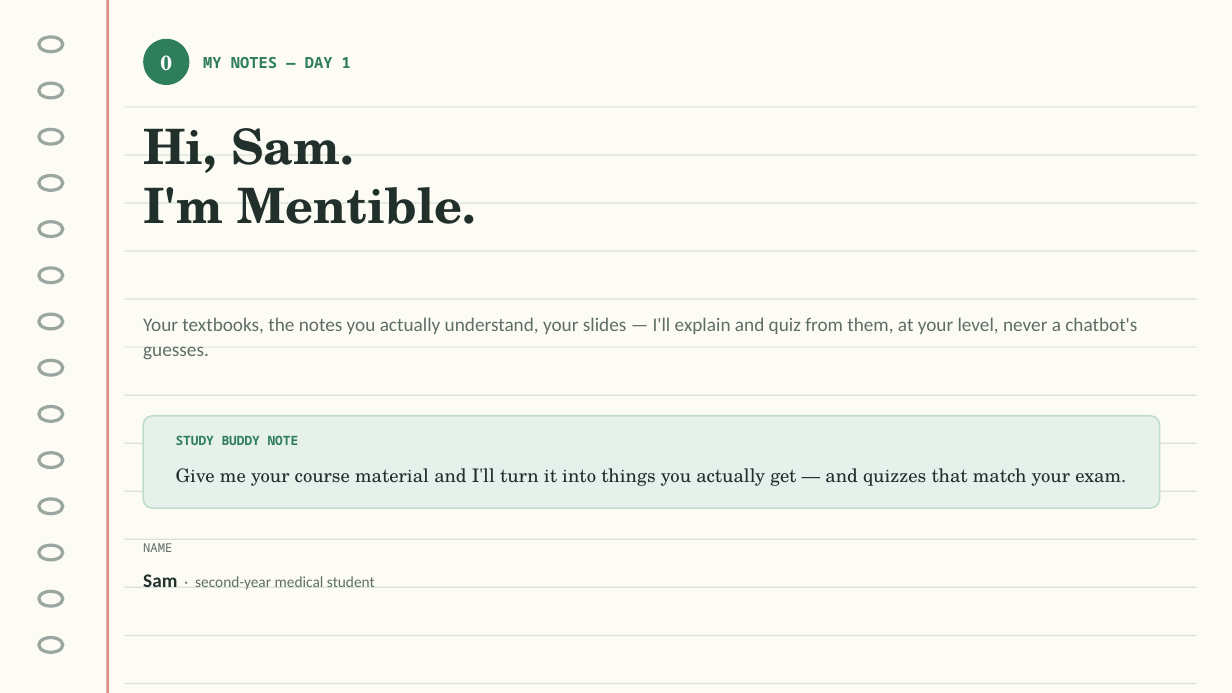
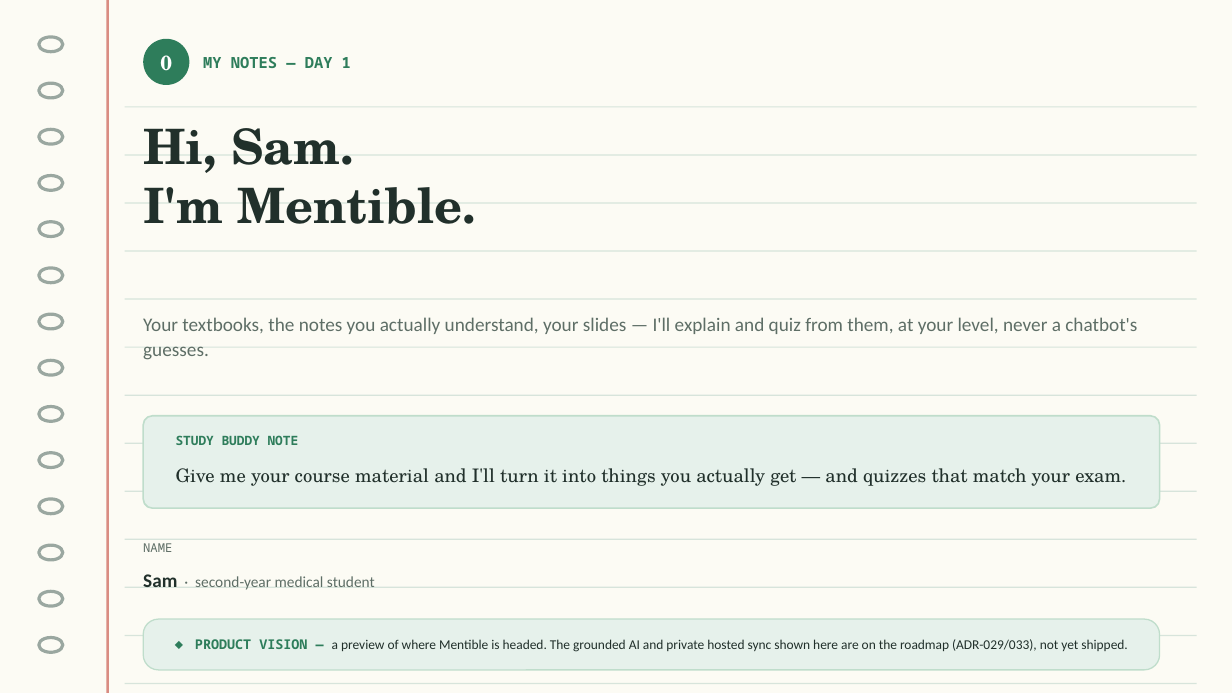
Before and after one commit to wegofwd2020-hub/Mentible, a slide deck: slide 1 of docs/adr-033-decks/mentible-for-medical-students.pptx. Drawn at 1232x693 pixels with LibreOffice and Linux fonts; fonts in the diff are those of the drawing. Boxes give left, top, right and bottom in pixels: in the first picture for what was removed or moved away, otherwise in the second. Text is boxed around its words. In the diff, an @@ line names an element or a change of style, - is before the commit and + after.

```diff
--- a/docs/adr-033-decks/mentible-for-medical-students.pptx
+++ b/docs/adr-033-decks/mentible-for-medical-students.pptx
@@ rounded rectangle added at (143, 619, 1160, 670), fill #E6F1EB, outline #BFDDCB 1 pt @@
@@ text added at (195, 639, 1127, 652), 10.5 pt, text #21302B @@
+◆ PRODUCT VISION — a preview of where Mentible is headed. The grounded AI and private hosted sync shown here are on the roadmap (ADR-029/033), not yet shipped.
```
Also in this commit, not shown: 8 other files.
